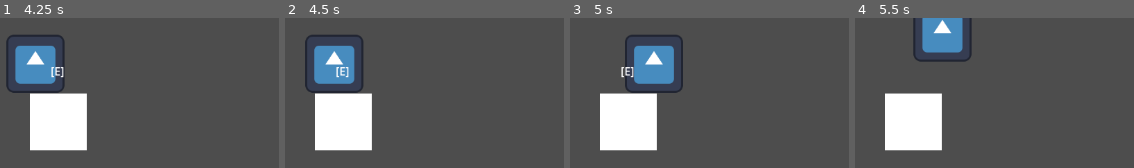
Above: before the commit, frames 1-4 (left to right).
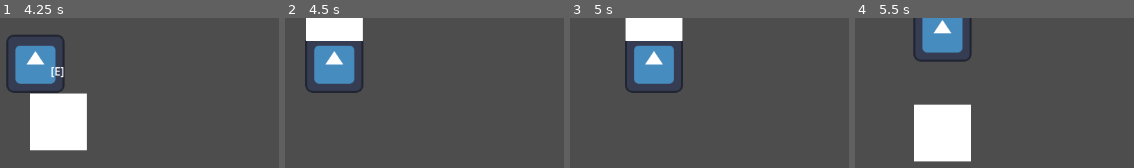
Above: after the commit, the same moments.

Repository: madsonmms/item-module
Game: Godot game, scene res://playground.tscn
Same seed, same stepped clock (60 frames per second), same inputs: the game is played once before the commit and once after it. The engine's default icon, where the game draws it, is replaced by a stand-in: a white triangle on a blue panel in a dark square.
Inputs:
- Up to frame 1 (4.25 s): tap Enter at 0.5 s; hold E (interact) 0.53-1.28 s; hold Up (up) 0.53-2.03 s; tap E (interact) at 1.35, 2.85 s; hold E (interact) 2.03-2.78 s; hold Left (left) 2.03-3.53 s; hold Down (down) from 3.53 s (still down); hold E (interact) from 3.53 s (still down); tap Escape (ui_cancel) at 4.15 s
- Up to frame 2 (4.5 s): release Down (down) at 4.28 s; release E (interact) at 4.28 s; hold Right (right) from 4.28 s (still down); tap E (interact) at 4.35 s
- Up to frame 3 (5 s): keep holding Right (right)
- Up to frame 4 (5.5 s): release Right (right) at 5.03 s; hold Up (up) from 5.03 s (still down); hold E (interact) from 5.03 s (still down)

Frame 1 is identical in both runs. In frame 2, 11% of the frame differs, in the area x 7-32%, y 0-89%; in frame 3, 11%, in the area x 10-41%, y 0-89%; in frame 4, 9.6%.

Commit message:
Actual refactoring completed with interaction and carry working good

Diff:
--- a/caixa.gd
+++ b/caixa.gd
@@ -1 +1,43 @@
 extends Item
+class_name Caixa
+
+var active : bool = false
+
+@onready var rigid_body : RigidBody2D = $"."
+@onready var collision_shape : CollisionShape2D = $CollisionShape2D
+@onready var sprite : Sprite2D = $Sprite2D
+
+func _ready() -> void:
+	_update_visual_state()
+
+func _on_interaction_started(_interactor: CharacterBody2D) -> void:
+	print_debug("Caixa: interação iniciada...")
+
+	active = not active
+
+	_update_visual_state()
+
+func _on_carry_started(_carrier: CharacterBody2D) -> void:
+
+	rigid_body.freeze = false
+	rigid_body.gravity_scale = 0
+	rigid_body.linear_velocity = Vector2.ZERO
+	rigid_body.angular_velocity = 0
+
+	if collision_shape:
+		collision_shape.disabled = true
+
+	pass
+
+func _on_drop_started(_carrier: CharacterBody2D) -> void:
+	rigid_body.freeze = false
+	rigid_body.gravity_scale = 0
+	rigid_body.linear_velocity = Vector2.ZERO
+	rigid_body.angular_velocity = 0
+
+	if collision_shape:
+		collision_shape.disabled = false
+
+func _update_visual_state() -> void:
+	if sprite:
+		sprite.modulate = Color.GREEN if active else Color.WHITE
--- a/interact_component.gd
+++ b/interact_component.gd
@@ -2,11 +2,8 @@
 extends Area2D
 
 # SINAIS DO COMPONENTE (para UI, som, etc.)
-signal item_available(item: Item)
-signal item_unavailable()
 signal interaction_started(item: Item)
 signal interaction_completed(item: Item)
-signal interaction_failed(reason: String)
 
 @export var carry_point: Marker2D
 
@@ -17,102 +14,103 @@
 
 var actor: CharacterBody2D
 
-#Guarda o status original do item para resturar o item
-var carried_item_original_parent: Node = null
-var carried_item_original_transform: Transform2D = Transform2D()
-
 func _ready() -> void:
 
+	actor = get_parent() as CharacterBody2D
 	area_entered.connect(_on_item_nearby)
 	area_exited.connect(_on_item_far)
 
 	pass
 
-func _process(_delta: float) -> void:
-	#if is_carrying and carried_item:
-		#_update_carried_item_position()
-	pass
-
+# COMPONENT MAIN #
 func try_interact() -> bool:
 
 	if not available_item:
 		return false
 
+	interaction_started.emit(available_item)
+
+	var success = _item_type_route(available_item)
+
+	if success:
+		interaction_completed.emit(available_item)
+
+
+	return success
+
+
+func _item_type_route(item: Item) -> bool:
 	match available_item.get_item_type():
 		available_item.ItemType.CARRY:
-			if is_carrying:
-				return drop_item()
-			elif available_item:
-				return try_carry(available_item)
+			_handle_carry(item)
 
 		available_item.ItemType.INTERACT:
-			return _handle_interact(available_item)
+			return _handle_interact(item)
 
 		available_item.ItemType.PICKUP:
-			return _handle_pickup(available_item)
+			return _handle_pickup(item)
+		_:
+			print("Tipo de interação não encontrado")
+			return false
 
 	return false
 
+func _handle_interact(item: Item) -> bool:
+	item.notify_interaction_start(actor)
+	return true
 
-func try_carry(item: Item) -> bool:
+func _handle_carry(item: Item) -> bool:
+	if is_carrying:
+		return _drop_item()
+	else:
+		return _carry_item(item)
 
-	var types_list = item.ItemType
-	var item_type = item.get_item_type()
+func _handle_pickup(item: Item) -> bool:
+	print_debug("Pegando item ", item)
+	return true
+
+
+# DROP FUNCTIONS #
+func _carry_item(item: Item) -> bool:
 
 	if is_carrying:
-		return drop_item()
+		return _drop_item()
 
-	if item_type != types_list.CARRY || item.interaction_area.active == false:
-		return false
-
-	actor = get_parent()
-
-	is_carrying = true
-
-	item.freeze = true
 	item.reparent(carry_point)
-	item.on_interact(actor)
+	item.notify_carry_start(actor)
 	item.position = Vector2.ZERO
 
-	item.collision.disabled = true
-
 	carried_item = item
+	is_carrying = true
 
 	return true
 
 
-func drop_item() -> bool:
+func _drop_item() -> bool:
 
 	if not is_carrying:
 		print_debug("Não está carregando nada!")
 		return false
 
-	actor = get_parent()
-
-	actor.interact_component.carry_point.remove_child(carried_item)
-
 	var drop_position = _calculate_drop_position(actor)
 
-	get_tree().root.add_child(carried_item)
+	carried_item.reparent(get_tree().root)
 	carried_item.global_position = drop_position
 
-	carried_item.on_dropped()
-
-	carried_item.freeze = false
-	carried_item.collision.disabled = false
+	carried_item.notify_drop_start(actor)
 
 	carried_item = null
 	is_carrying = false
-	carried_item_original_parent = null
-	carried_item_original_transform = Transform2D()
 
 	return true
 
 func _calculate_drop_position(carrier: CharacterBody2D) -> Vector2:
-	var drop_offset: Vector2 = Vector2(0, 20)
+	var drop_offset: Vector2 = Vector2(0, 100)
 	return carrier.global_position + drop_offset
 
 
+
+# DETECTION #
 func _on_item_nearby(body: Node2D) -> void:
 	var item = body.get_parent() as Item
 
@@ -130,10 +128,3 @@
 		available_item = null
 
 	pass
-
-func _handle_interact(item: Item) -> bool:
-	return true
-
-func _handle_pickup(item: Item) -> bool:
-	print_debug("Pegando item ", item)
-	return true
--- a/item.gd
+++ b/item.gd
@@ -1,7 +1,5 @@
 class_name Item
 extends Node2D
-
-signal interacted(item: Item)
 
 enum ItemType {CARRY, PICKUP, INTERACT, PROP}
 @export var item_type: ItemType = ItemType.INTERACT
@@ -14,14 +12,23 @@
 func get_item_type() -> ItemType:
 	return item_type
 
-func on_carry(_actor: CharacterBody2D) -> void:
-	pass
 
-func on_interact(_actor: CharacterBody2D) -> void:
-	pass
+# PUBLIC INTERFACE - For other systems #
+func notify_interaction_start(interactor: CharacterBody2D) -> void:
+	_on_interaction_started(interactor)
 
-func on_pickup(_actor: CharacterBody2D) -> void:
-	pass
+func notify_carry_start(carrier: CharacterBody2D) -> void:
+	_on_carry_started(carrier)
 
-func on_dropped() -> void:
-	pass
+func notify_drop_start(carrier: CharacterBody2D) -> void:
+	_on_drop_started(carrier)
+
+# VIRTUAL METHODS - For specific items use #
+func _on_interaction_started(_interactor: CharacterBody2D) -> void:
+	push_warning("_on_interaction_started() não implementado em: ", name)
+
+func _on_carry_started(_carrier: CharacterBody2D) -> void:
+	push_warning("_on_carry_started() não implementado em: ", name)
+
+func _on_drop_started(_carrier: CharacterBody2D) -> void:
+	push_warning("_on_drop_started() não implementado em: ", name)
--- a/player.gd
+++ b/player.gd
@@ -29,7 +29,7 @@
 
 		interact_component.try_interact()
 
-	if event.is_action_pressed("ui_cancel"):  # ESC
-		interact_component.drop_item()
+	#if event.is_action_pressed("ui_cancel"):  # ESC
+		#interact_component.drop_item()
 
 	pass
--- a/player.tscn
+++ b/player.tscn
@@ -25,7 +25,7 @@
 carry_point = NodePath("CarryPoint")
 
 [node name="CarryPoint" type="Marker2D" parent="InteractComponent"]
-position = Vector2(0, -44)
+position = Vector2(0, -74)
 
 [node name="CollisionShape2D" type="CollisionShape2D" parent="InteractComponent"]
 shape = SubResource("CircleShape2D_kne1u")
--- a/playground.tscn
+++ b/playground.tscn
@@ -1,6 +1,6 @@
 [gd_scene load_steps=3 format=3 uid="uid://bd3hxsa4ri8ms"]
 
-[ext_resource type="PackedScene" uid="uid://dd3a3bv82gp6h" path="res://Player.tscn" id="1_rupst"]
+[ext_resource type="PackedScene" uid="uid://dd3a3bv82gp6h" path="res://player.tscn" id="1_rupst"]
 [ext_resource type="PackedScene" uid="uid://dh0v6rvbe8iua" path="res://Caixa.tscn" id="2_wt17y"]
 
 [node name="Playground" type="Node2D"]
@@ -13,4 +13,3 @@
 position = Vector2(198, 150)
 collision_layer = 4
 collision_mask = 1
-item_type = 2
Not shown, added: Caixa.tscn3597603354.tmp
